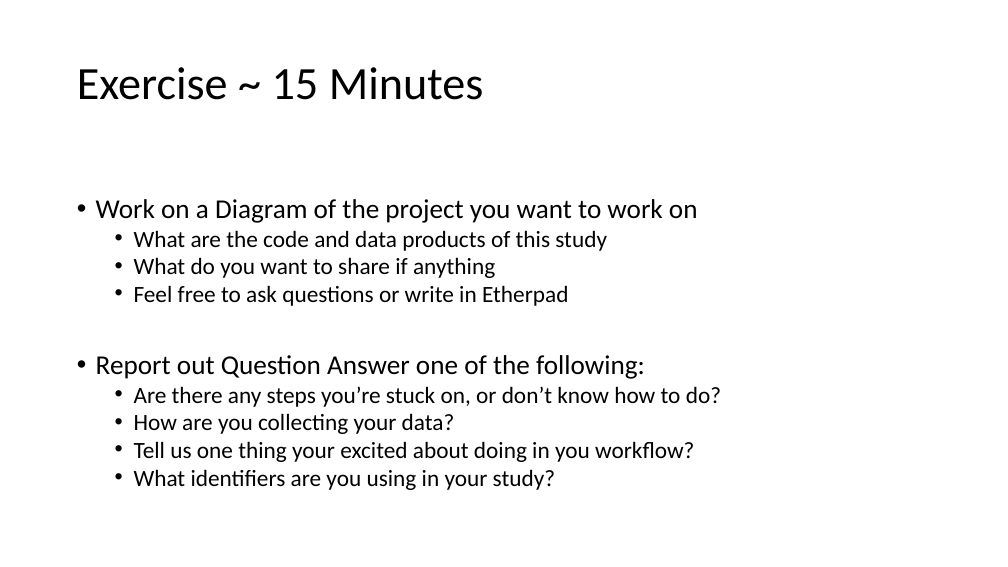
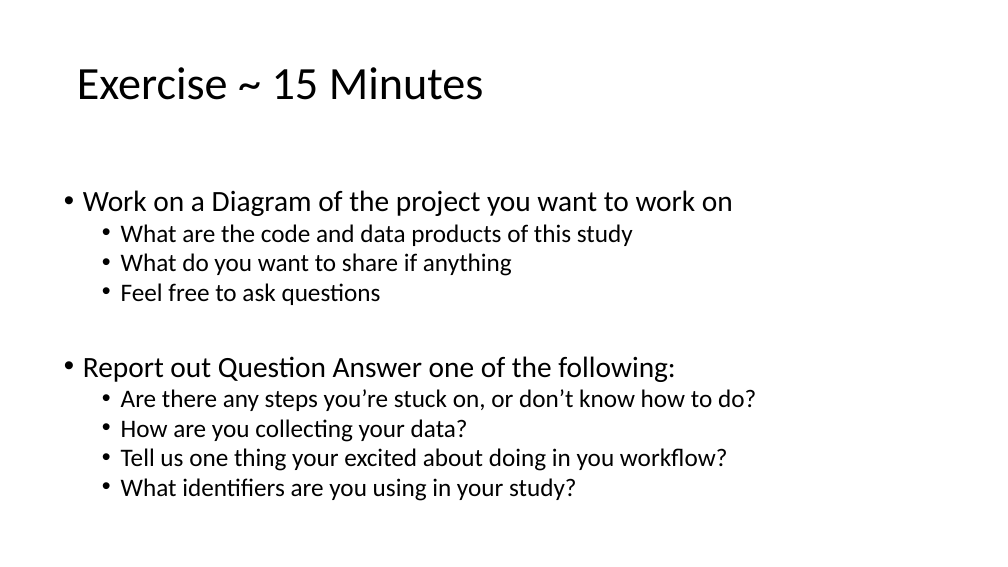
Before and after one commit to UO-Data-Science/NetNeuro2024, a slide deck: slide 18 of docs/slides/Good_Data_Practices.pptx. Drawn at 1008x567 pixels with LibreOffice and Linux fonts; fonts in the diff are those of the drawing. Boxes give left, top, right and bottom in pixels: in the first picture for what was removed or moved away, otherwise in the second. Text is boxed around its words. In the diff, an @@ line names an element or a change of style, - is before the commit and + after.

```diff
--- a/docs/slides/Good_Data_Practices.pptx
+++ b/docs/slides/Good_Data_Practices.pptx
@@ text "Work on a Diagram of ...": place and size @@
-text "Work on a Diagram of ..." at (96, 199, 721, 490)
+text "Work on a Diagram of ..." at (83, 190, 756, 501)
@@ text at (83, 190, 756, 501): size 25.9 to 28 pt in "Work on a Diagram of the project ...", "Report out Question Answer one of the ..."; size 22.2 to 24 pt in "What are the code and data products ...", "What do you want to share if ...", "Are there any steps you’re stuck on, ...", "How are you collecting your data?" and 2 more places @@
@@ text at (121, 283, 381, 305): text changed; size 22.2 to 24 pt @@
-  • Feel free to ask questions or write in Etherpad
+  • Feel free to ask questions
```
Also in this commit, not shown: 12 other slides changed, 1 slide added.
